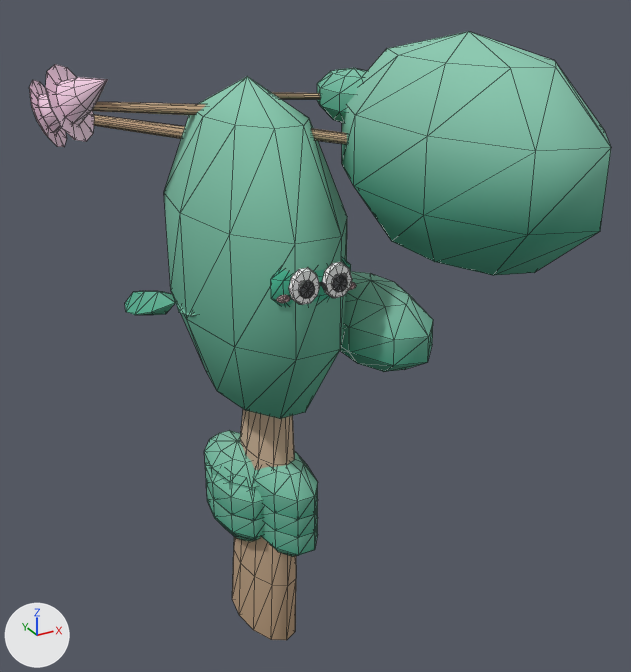
A saved change to the glTF model web-forest/public/model/species/tabebuia-pallida.glb.
The view is the same before and after, from a camera (50 mm lens) standing at (-0.423, -0.879, 0.863) and looking at (0.053, -0.014, 0.43). Lighting does not change. The marker at lower left points along +X, +Y and +Z. The older version comes first. Mesh edges are drawn as thin lines. Vertices at exactly the same position are counted once.

The first picture shows 'p1', 'p11', 'p12', 'p13', 'p14', 'p15', 'p2', 'p6', 'p8', 'p9', 'trunk' and 2 more.
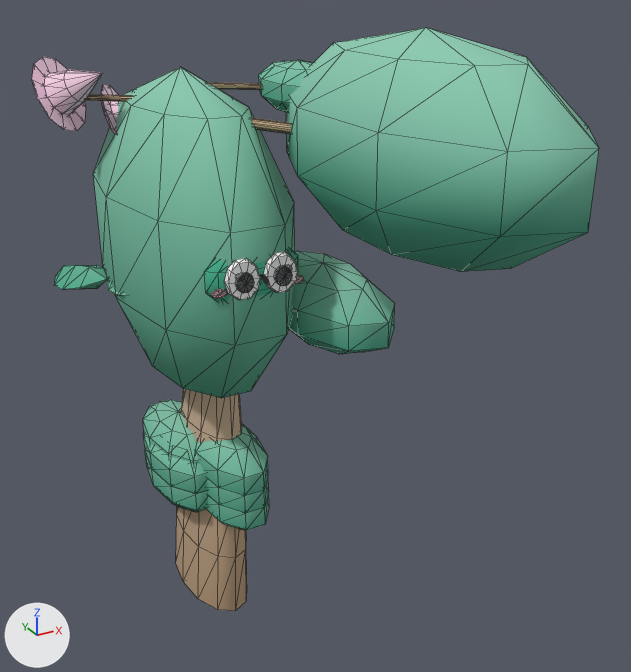
ob_body is not drawn itself; it is the parent of ob_trunk, ob_p0, ob_p1, ob_p2, ob_p3, ob_p4, ob_p5, ob_p6.

Changed parts and their boxes (x1, y1, x2, y2) in the pictures (631 x 672 px; the box of a moved part takes in the faces that stretch with it):
'trunk', reshaped, moved, rescaled (10% wider): before (164, 76, 356, 640); after (93, 67, 304, 611)
'p13', moved, rescaled (16% wider): before (311, 31, 611, 275); after (251, 28, 599, 272)
'p11', moved, rescaled (11% wider): before (125, 271, 433, 372); after (54, 251, 395, 354)
'p9', moved, rescaled (12% wider): before (254, 451, 318, 520); after (196, 424, 268, 496)
'p14', reshaped, moved, rescaled: before (45, 64, 206, 142); after (32, 57, 132, 131)
'p8', moved, rescaled: before (204, 430, 258, 492); after (143, 399, 200, 464)
'p15', moved, rescaled (8% wider): before (271, 68, 367, 123); after (209, 60, 313, 113)
'p6', moved, rescaled (8% wider, 8% taller): before (205, 463, 264, 521); after (143, 431, 207, 494)
'p12', reshaped, moved, rescaled: before (29, 80, 185, 147); after (101, 84, 119, 134)
'p1', moved, rescaled (12% wider): before (261, 518, 318, 556); after (205, 491, 269, 530)
'p5', moved, rescaled (14% wider): before (263, 500, 318, 538); after (206, 476, 269, 513)
'p2', moved, rescaled (8% wider, 7% taller): before (206, 482, 264, 539); after (145, 450, 208, 511)
'p0', moved, rescaled (mostly hidden): before (207, 499, 260, 541); after (154, 486, 204, 512)
part 1 of me_mesh_0, moved or reshaped: before (271, 258, 351, 306); after (204, 247, 298, 302)
part 2 of me_mesh_0, moved or reshaped: before (322, 262, 352, 298); after (263, 251, 298, 293)
part 3 of me_mesh_0, moved or reshaped: before (332, 274, 347, 292); after (275, 265, 292, 286)
part 4 of me_mesh_0, moved or reshaped: before (349, 282, 356, 290); after (295, 275, 304, 284)
part 5 of me_mesh_0, moved or reshaped: before (289, 268, 320, 305); after (224, 258, 260, 300)
part 6 of me_mesh_0, moved or reshaped: before (299, 280, 315, 298); after (236, 272, 254, 293)
part 7 of me_mesh_0, moved or reshaped: before (299, 281, 305, 287); after (236, 273, 243, 280)
part 8 of me_mesh_0, moved or reshaped: before (277, 295, 290, 303); after (211, 289, 227, 298)
part 9 of me_mesh_0, moved or reshaped: before (319, 282, 327, 290); after (260, 275, 269, 284)
part 10 of me_mesh_6, moved or reshaped: before (29, 80, 67, 147); after (101, 84, 119, 134)
part 11 of me_mesh_6, moved or reshaped (not visible afterwards): before (94, 115, 185, 139)
part 12 of me_mesh_8, moved or reshaped: before (45, 64, 108, 142); after (32, 57, 103, 131)
part 13 of me_mesh_8, moved or reshaped: before (92, 102, 206, 115); after (86, 95, 132, 102)

What the commit changed:
me_mesh_0 is used by ob_trunk; parent ob_body; location (0.0, 0.0, 0.0).
me_mesh_0 had 360 vertices, 672 faces and spanned x -0.163..0.163, y -0.171..0.155, z 0.0..1.0.
me_mesh_0 now has 360 vertices, 672 faces and spans x -0.163..0.163, y -0.169..0.155, z 0.0..1.0.
me_mesh_0 part 1: the loose piece of 42 vertices spanning x -0.089..0.089, y -0.158..-0.124, z 0.694..0.786 is scaled about its middle by (1, 0.932, 1.18), then moved by (0.0, -0.001, -0.009).
me_mesh_0 part 2: the loose piece of 22 vertices spanning x 0.004..0.068, y -0.164..-0.158, z 0.72..0.772 is scaled about its middle by (1, 0.932, 1.18), then moved by (0.0, 0.001, -0.008).
me_mesh_0 part 3: the loose piece of 22 vertices spanning x 0.02..0.053, y -0.167..-0.163, z 0.731..0.757 is scaled about its middle by (1, 0.932, 1.18), then moved by (0.0, 0.001, -0.009).
me_mesh_0 part 4: the loose piece of 22 vertices spanning x 0.059..0.088, y -0.154..-0.152, z 0.724..0.734 is scaled about its middle by (1, 0.932, 1.18), then moved by (0.0, 0.0, -0.011).
me_mesh_0 part 5: the loose piece of 22 vertices spanning x -0.068..-0.004, y -0.164..-0.158, z 0.72..0.772 is scaled about its middle by (1, 0.932, 1.18), then moved by (0.0, 0.001, -0.008).
me_mesh_0 part 6: the loose piece of 22 vertices spanning x -0.053..-0.02, y -0.167..-0.163, z 0.731..0.757 is scaled about its middle by (1, 0.932, 1.18), then moved by (0.0, 0.001, -0.009).
me_mesh_0 part 7: the loose piece of 22 vertices spanning x -0.052..-0.037, y -0.167..-0.164, z 0.748..0.757 is moved by (0.0, 0.001, -0.007).
me_mesh_0 part 8: the loose piece of 22 vertices spanning x -0.088..-0.059, y -0.154..-0.152, z 0.724..0.734 is scaled about its middle by (1, 0.932, 1.18), then moved by (0.0, 0.0, -0.011).
me_mesh_0 part 9: the loose piece of 38 vertices spanning x -0.004..0.004, y -0.171..-0.152, z 0.741..0.747 is moved by (0.0, 0.001, -0.009).
Other edits to the shape of me_mesh_0 do not show in these pictures.
me_mesh_6 is used by ob_p12; parent ob_body; location (0.0, 0.0, 0.903).
me_mesh_6 had 89 vertices, 168 faces and spanned x -0.337..0.007, y -0.008..0.337, z -0.056..0.056.
me_mesh_6 now has 89 vertices, 168 faces and spans x -0.123..0.002, y -0.002..0.123, z -0.056..0.056.
me_mesh_6 part 10: the loose piece of 69 vertices spanning x -0.337..-0.222, y 0.222..0.337, z -0.056..0.056 is moved by (0.214, -0.214, 0.0).
me_mesh_6 part 11: the loose piece of 20 vertices spanning x -0.286..0.007, y -0.008..0.285, z -0.011..0.011 is scaled about the mesh origin by (0.235, 0.234, 0.235).
me_mesh_8 is used by ob_p14; parent ob_body; location (0.0, 0.0, 0.949).
me_mesh_8 had 89 vertices, 168 faces and spanned x -0.353..0.003, y -0.008..0.186, z -0.056..0.056.
me_mesh_8 now has 89 vertices, 168 faces and spans x -0.24..0.002, y -0.005..0.13, z -0.056..0.056.
me_mesh_8 part 12: the loose piece of 69 vertices spanning x -0.353..-0.24, y 0.065..0.186, z -0.056..0.056 is moved by (0.112, -0.056, 0.0).
me_mesh_8 part 13: the loose piece of 20 vertices spanning x -0.299..0.003, y -0.008..0.132, z -0.009..0.009 is scaled about the mesh origin by (0.622, 0.552, 0.611).
Object 'body' (ob_body) moves from (-0.0101, 0.0266, 0.0) to (-0.0471, 0.133, 0.0).
Object 'body' (ob_body) is rescaled from (0.533, 1.04, 0.738) to (0.628, 1.31, 0.738).
